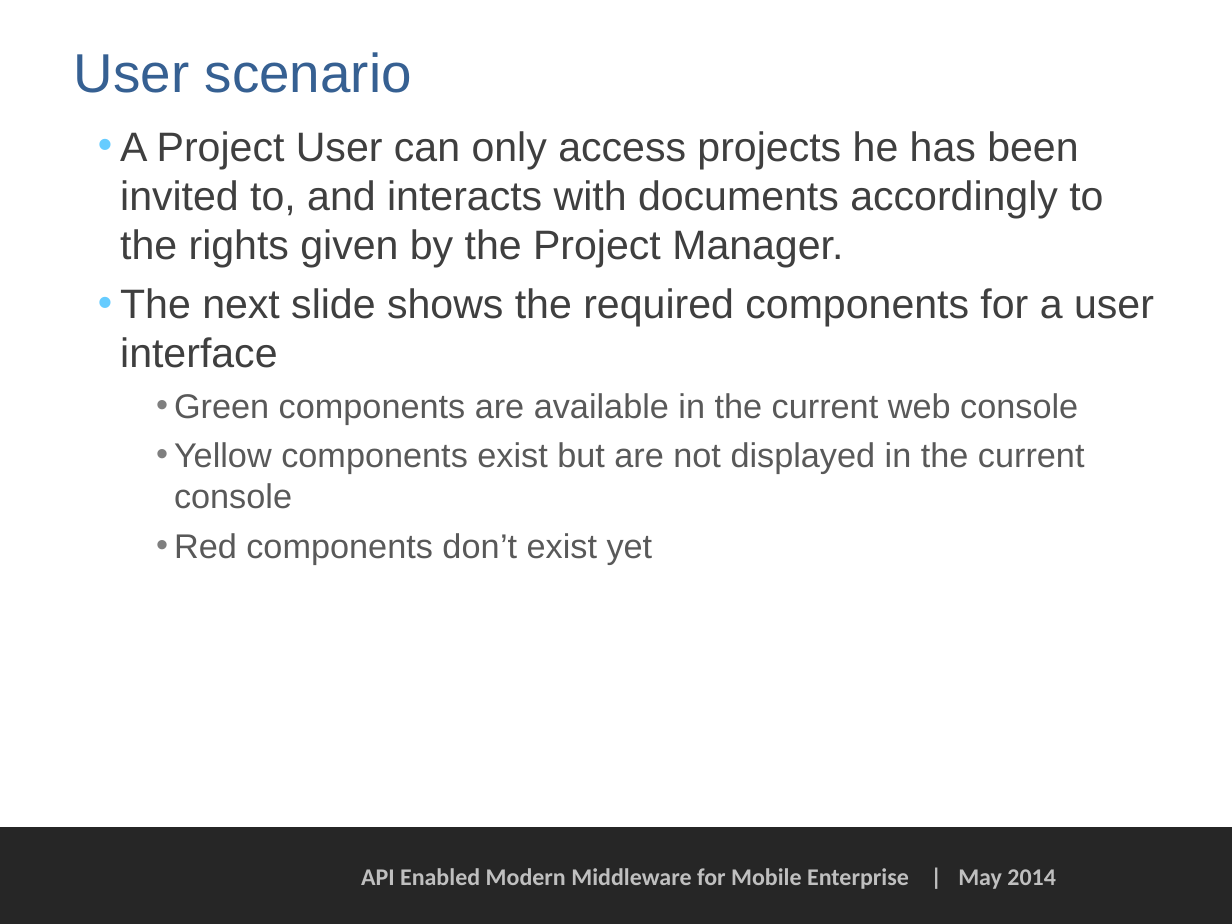
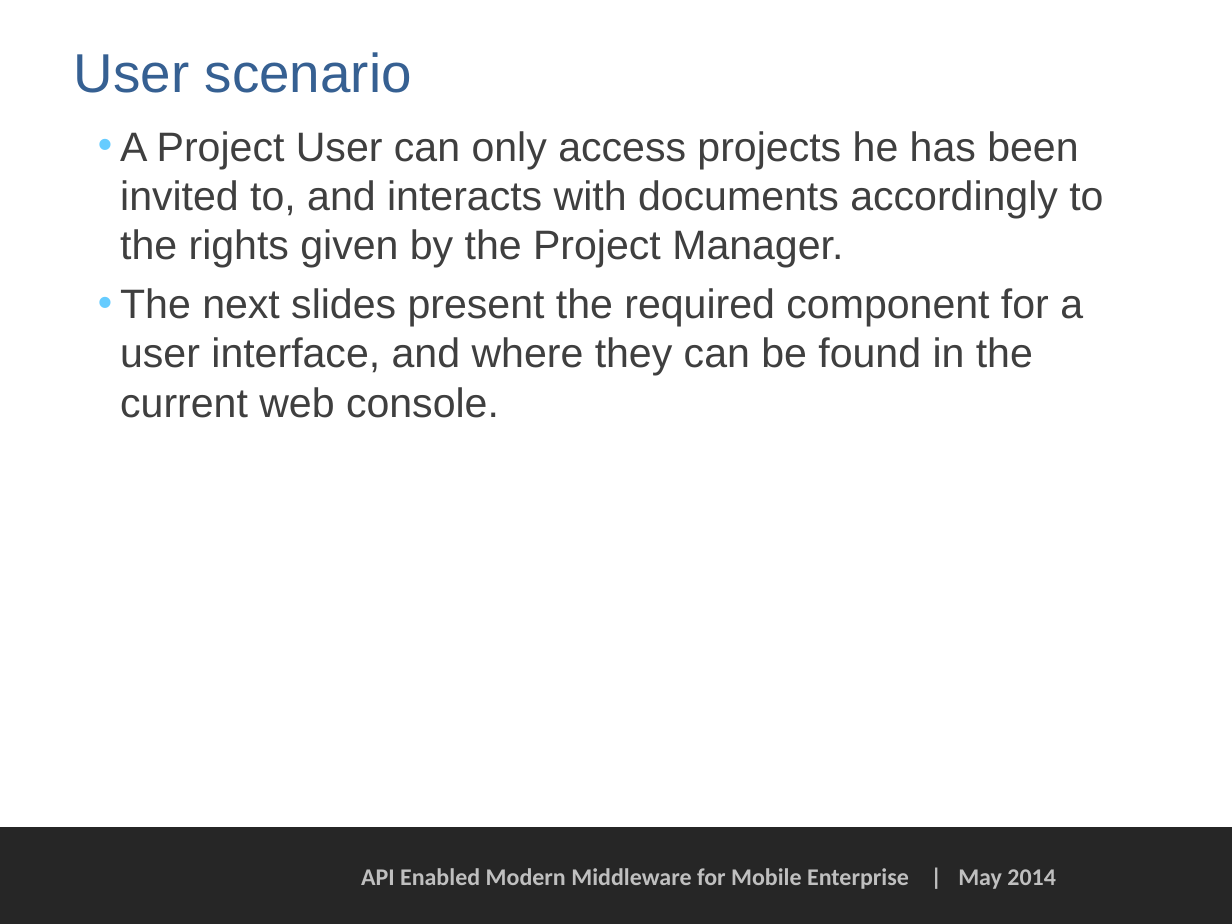
Before and after one commit to PointIO/Documentation, a slide deck: slide 2 of web console doc/User scenario - web console.pptx. Drawn at 1232x924 pixels with LibreOffice and Linux fonts; fonts in the diff are those of the drawing; background and template pictures are left out. Boxes give left, top, right and bottom in pixels: in the first picture for what was removed or moved away, otherwise in the second. Text is boxed around its words. In the diff, an @@ line names an element or a change of style, - is before the commit and + after.

Commit message:
Updated USer scenario to v1

```diff
--- a/web console doc/User scenario - web console.pptx
+++ b/web console doc/User scenario - web console.pptx
@@ text at <box>120,288,1083,418</box>: text changed; size 20 to 24 pt; text colour #595959 to #3F3F3F @@
-• The next slide shows the required components for a user interface
-  • Green components are available in the current web console
-  • Yellow components exist but are not displayed in the current console
-  • Red components don’t exist yet
+• The next slides present the required component for a user interface, and where they can be found in the current web console.
```
Also in this commit, not shown: 2 other slides changed.
